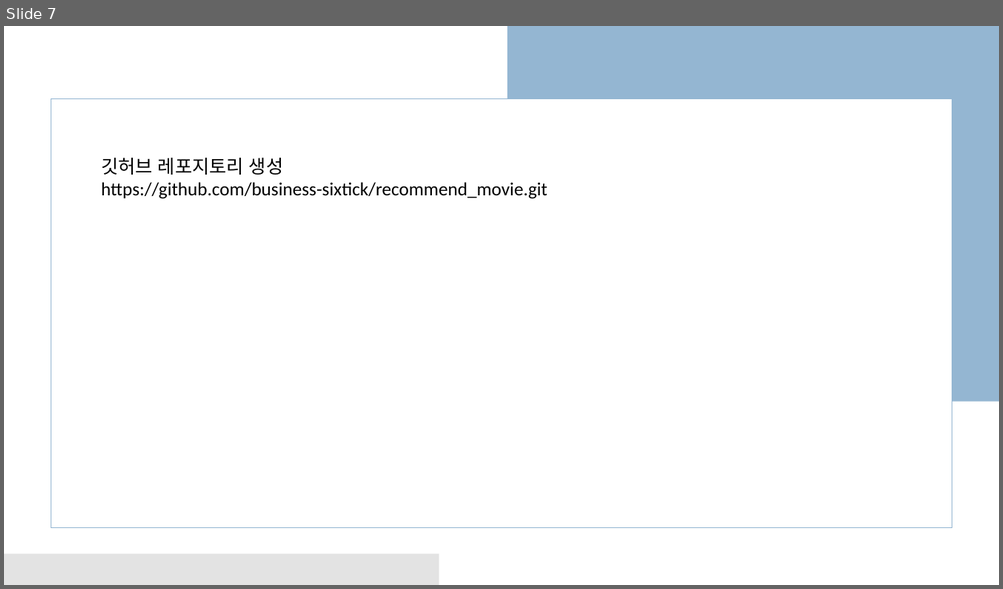
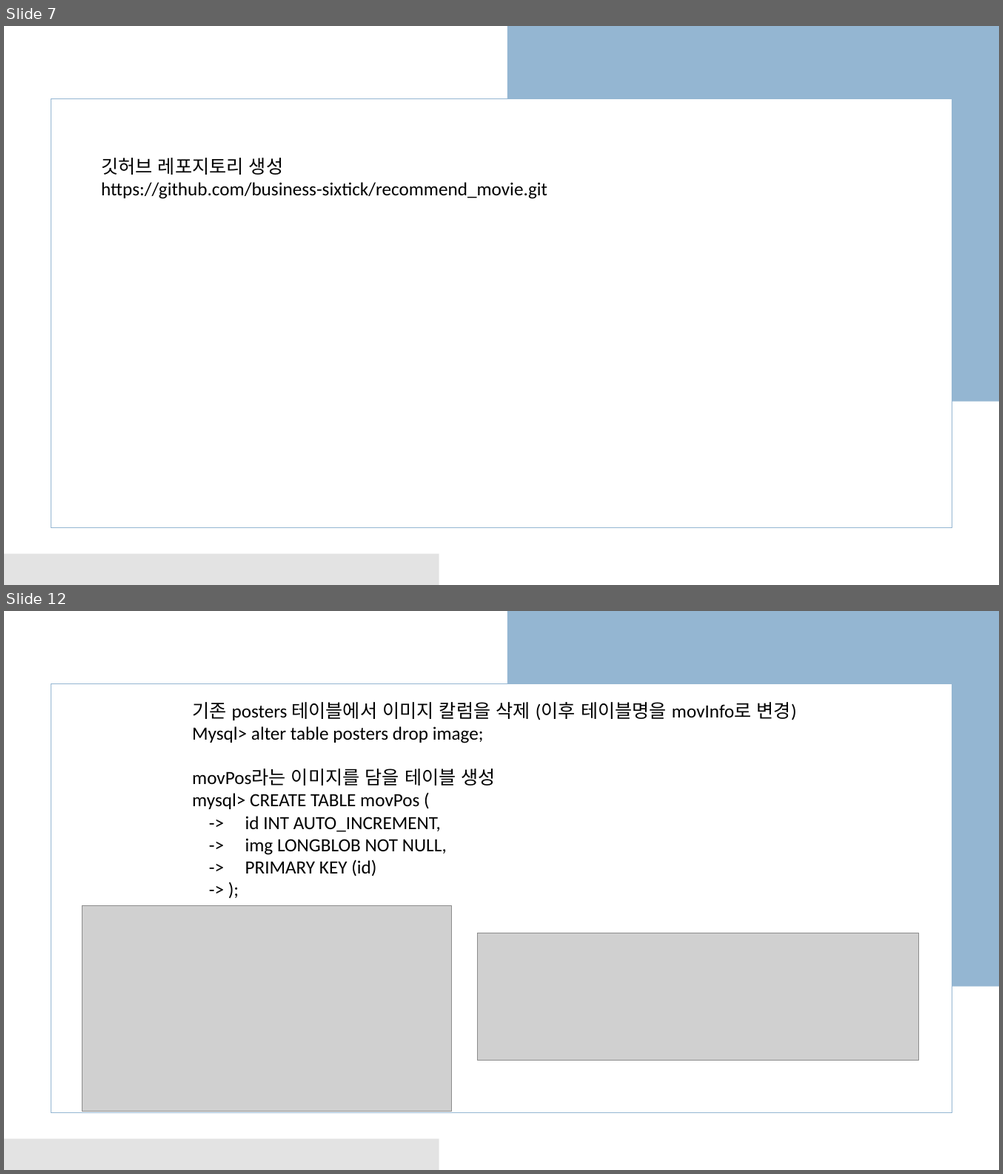
Before and after one commit to business-sixtick/recommend_movie, a slide deck: doc/세종교육_AI프로젝트.pptx. Shown one above the other, each under a label of ours: slide 7 before the commit, slides 7 and 12 after it; the slides between them are not shown. The pictures are 1003x589 and 1003x1174 pixels, drawn with LibreOffice and Linux fonts; fonts in the diff are those of the drawing; grey boxes stand for pictures. Boxes give left, top, right and bottom in pixels: in the first picture for what was removed or moved away, otherwise in the second. Text is boxed around its words. In the diff, an @@ line names an element or a change of style, - is before the commit and + after.

```diff
--- a/doc/세종교육_AI프로젝트.pptx
+++ b/doc/세종교육_AI프로젝트.pptx
@@ slide 12 added at box(4, 611, 999, 1170), background #FFFFFF; not listed: 3 template elements that a slide beside it also shows @@
@@ text added at box(192, 702, 797, 877), 18 pt, text #000000 @@
+기존 posters 테이블에서 이미지 칼럼을 삭제 (이후 테이블명을 movInfo로 변경)
+Mysql> alter table posters drop image;
+movPos라는 이미지를 담을 테이블 생성
+mysql> CREATE TABLE movPos (
+-> id INT AUTO_INCREMENT,
+-> img LONGBLOB NOT NULL,
+-> PRIMARY KEY (id)
+-> );
@@ picture added at box(82, 906, 451, 1113) @@
@@ picture added at box(478, 934, 919, 1061) @@
```
Also in this commit, not shown: 3 slides changed, 11 other slides added, 22 other files.
